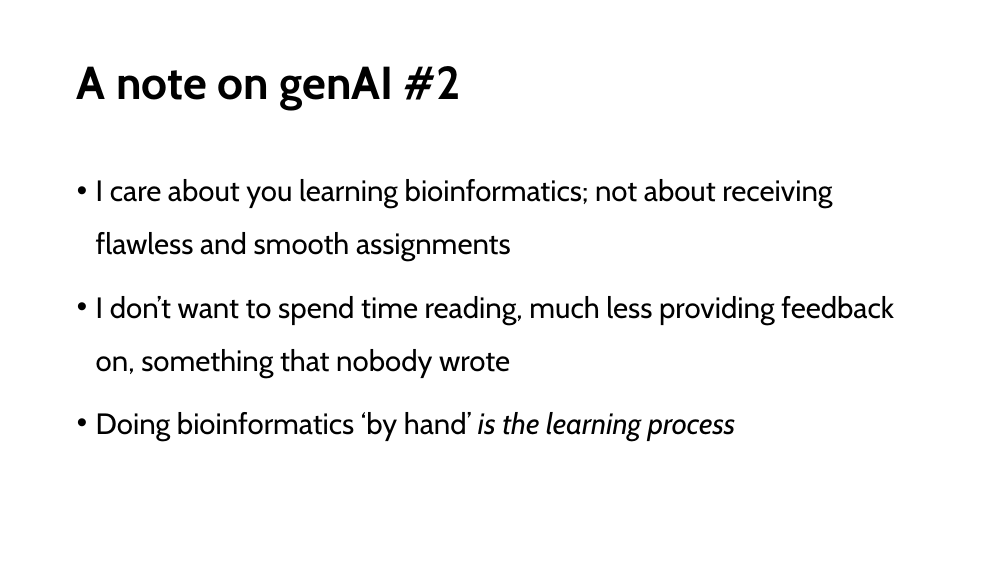
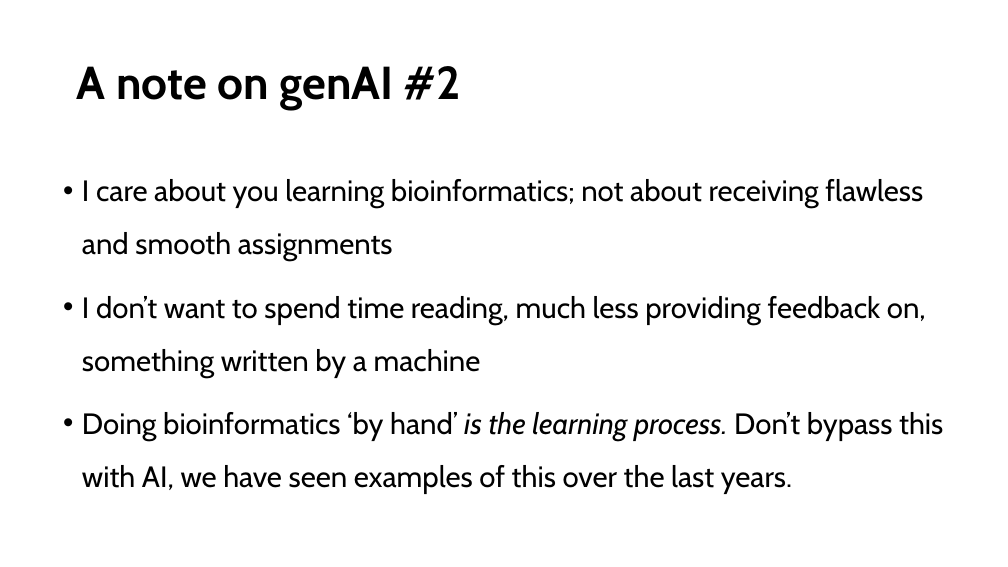
Before and after one commit to mishapaauw/molecular-data-analysis, a slide deck: slide 17 of lectures/0_course_introduction.pptx. Drawn at 1008x567 pixels with LibreOffice and Linux fonts; fonts in the diff are those of the drawing. Boxes give left, top, right and bottom in pixels: in the first picture for what was removed or moved away, otherwise in the second. Text is boxed around its words. In the diff, an @@ line names an element or a change of style, - is before the commit and + after.

```diff
--- a/lectures/0_course_introduction.pptx
+++ b/lectures/0_course_introduction.pptx
@@ text "I care about you learning ..." moved from (x1=96, y1=179, x2=894, y2=441) to (x1=82, y1=179, x2=943, y2=494) @@
@@ text at (x1=82, y1=296, x2=943, y2=494): text changed @@
-• I don’t want to spend time reading, much less providing feedback on, something that nobody wrote
-• Doing bioinformatics ‘by hand’ is the learning process
+• I don’t want to spend time reading, much less providing feedback on, something written by a machine
+• Doing bioinformatics ‘by hand’ is the learning process. Don’t bypass this with AI, we have seen examples of this over the last years.
```
Also in this commit, not shown: 2 other slides changed, 2 slides added, 2 slides removed, 6 other files.
